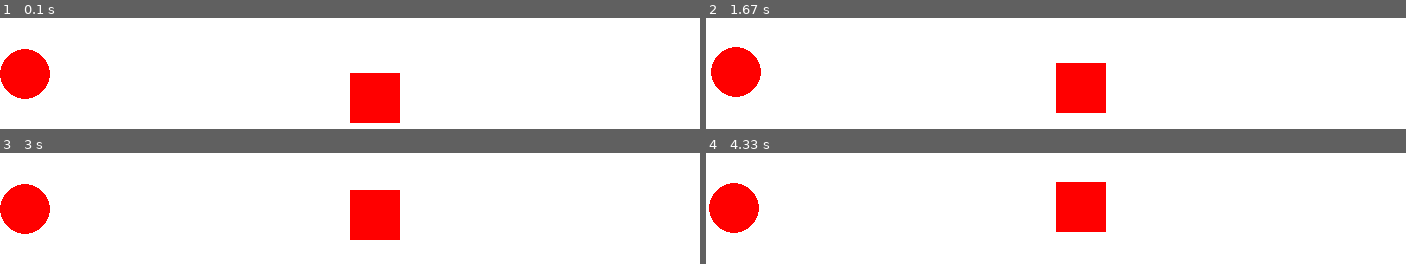
Above: before the commit, frames 1-4 (two rows, left to right).
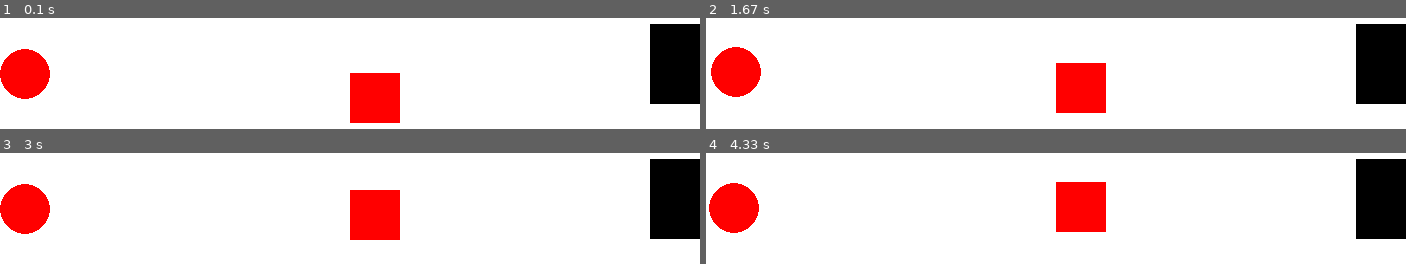
Above: after the commit, the same moments.

Repository: Omar-kuben/pygame-spill
Game: pygame game, started from roadgame.py
Same seed, same stepped clock (60 frames per second), same inputs: the game is played once before the commit and once after it.
Inputs:
- Up to frame 1 (0.1 s): no input
- Up to frame 2 (1.67 s): hold Right 0.33-0.8 s; hold Up 0.83-1.13 s; hold Right 1.17-1.63 s
- Up to frame 3 (3 s): hold Left 1.67-2.2 s; hold Down 2.23-2.53 s; hold Left 2.57-2.97 s
- Up to frame 4 (4.33 s): hold Up 3-3.37 s; hold Right 3.4-4.03 s; hold Down from 4.07 s (still down)

The runs differ from the first frame. In frame 1, 5.1% of the frame differs, in the area x 92-100%, y 5-78%; in frame 2, 5.1%; in frame 3, 5.1%; in frame 4, 5.1%.

Commit message:
sluttsted

Diff:
--- a/roadgame.py
+++ b/roadgame.py
@@ -34,8 +34,6 @@
         self.fart = fart
         self.vindu = vindu
 
-
-
     def tegne(self):
         pg.draw.rect(self.vindu, (255,0,0), (self.x,self.y,self.bredde,self.hoyde)) #xpos ypos bredde høyde
     def flytt(self):
@@ -43,6 +41,17 @@
             self.fart = -self.fart
         self.y -= self.fart
 
+
+class Sluttested:
+    def __init__(self, x, y, bredde, hoyde, vindu):
+        self.x = x
+        self.y = y
+        self.bredde = bredde
+        self.hoyde = hoyde
+        self.vindu = vindu
+
+    def tegne(self):
+        pg.draw.rect(self.vindu, (0,0,0), (self.x,self.y,self.bredde,self.hoyde))
 
 
 
@@ -54,12 +63,14 @@
 
 ball = Ball(25, 350, 25, 0.1, vindu,(255,0,0))
 firekant = Rektangel(350,350,50,50,0.1,vindu)
+sluttAreal = Sluttested(650, 300, 80, 80, vindu)
 
 fortsett = True
 while fortsett:
     vindu.fill((255,255,255))
     ball.tegne()
     firekant.tegne()
+    sluttAreal.tegne()
     pg.display.flip()
 
     trykkede_taster = pg.key.get_pressed()
